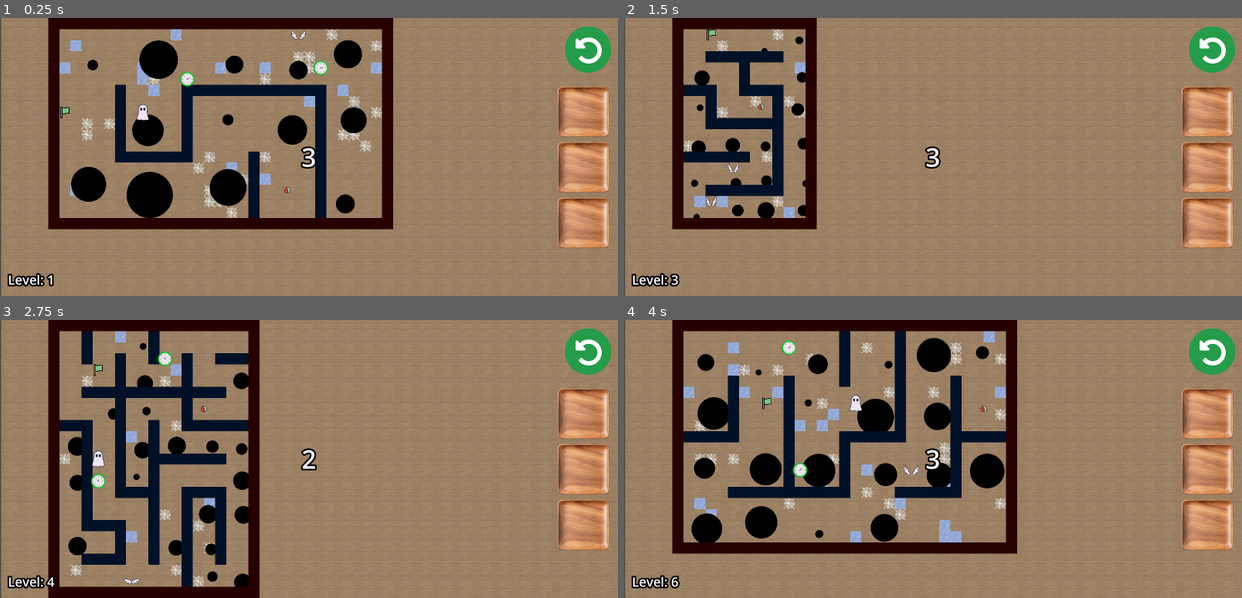
Above: before the commit, frames 1-4 (two rows, left to right).
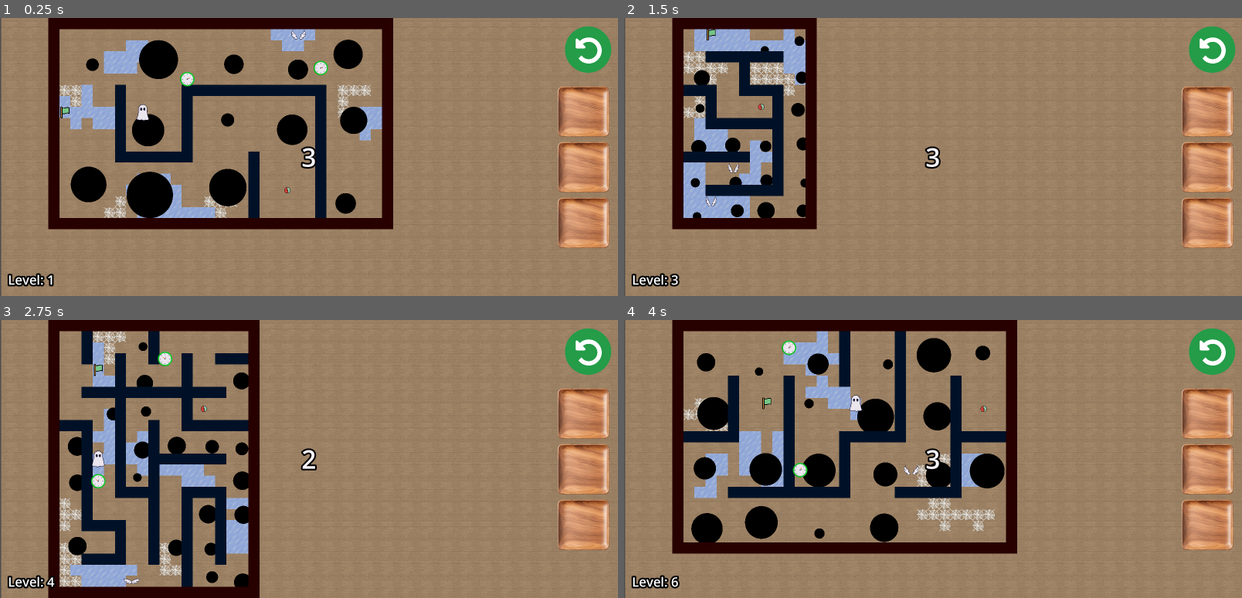
Above: after the commit, the same moments.

Repository: Herovero/GyroMaze
Game: Godot game, scene res://Scenes/main.tscn
Two runs of this game, one before a commit and one after it. Both use one fixed random seed, a clock stepped at 60 frames per second and the inputs below.
Inputs:
- Up to frame 1 (0.25 s): no input
- Up to frame 2 (1.5 s): tap Enter (ui_accept) at 0.5, 0.77 s; hold Right (ui_right) 0.53-1.28 s; hold Down (ui_down) from 1.28 s (still down)
- Up to frame 3 (2.75 s): tap Enter (ui_accept) at 1.52 s; release Down (ui_down) at 2.03 s; hold Right (ui_right) from 2.03 s (still down)
- Up to frame 4 (4 s): release Right (ui_right) at 2.78 s; hold Up (ui_up) 2.78-3.53 s; tap Enter (ui_accept) at 3.02, 3.77 s; hold Left (ui_left) from 3.53 s (still down)

The runs differ from the first frame. In frame 1, 5.4% of the frame differs, in the area x 9-62%, y 3-72%; in frame 2, 4.8%; in frame 3, 4.8%; in frame 4, 6.1%, in the area x 9-62%, y 3-80%.

Commit message:
hazard floor tiles now spawn in groups

Diff:
--- a/Scenes/main.tscn
+++ b/Scenes/main.tscn
@@ -31,7 +31,7 @@
 
 [node name="Node2D" type="Node2D"]
 
-[node name="movement_tiles" type="TileMapLayer" parent="."]
+[node name="hazard_tiles" type="TileMapLayer" parent="."]
 scale = Vector2(9, 9)
 tile_set = SubResource("TileSet_b3802")
 
@@ -47,7 +47,7 @@
 finish_scene = ExtResource("10_hptm8")
 
 [node name="Player" parent="." instance=ExtResource("1_bo1nx")]
-z_index = 1
+z_index = 2
 gravity_scale = 0.0
 
 [node name="Camera2D" type="Camera2D" parent="."]
--- a/Scripts/mazegen3.gd
+++ b/Scripts/mazegen3.gd
@@ -25,7 +25,7 @@
 signal done
 
 @onready var Maze = $"../maze"
-@onready var movement_tiles = $"../movement_tiles"
+@onready var hazard_tiles = $"../hazard_tiles"
 
 var effective_tile_size = 16 * 9.0
 
@@ -98,7 +98,7 @@
 
 	generate_maze()
 	move_player_to_start()
-	spawn_movement_tiles()
+	spawn_hazard_tiles()
 	spawn_finish()
 	spawn_holes()
 	spawn_powerups()
@@ -107,7 +107,7 @@
 func clear_current_level():
 	# 1. Clear the TileMap
 	Maze.clear()
-	movement_tiles.clear()
+	hazard_tiles.clear()
 
 	# 2. Delete all spawned items (Holes, Powerups, Finish)
 	# We use a group name "LevelTrash" to identify them
@@ -216,7 +216,7 @@
 		if player.has_method("set_start_position"):
 			player.set_start_position(start_pixel_pos)
 
-func spawn_movement_tiles() -> void:
+"""func spawn_hazard_tiles() -> void:
 	var rand_x = randi() % map_width
 	var rand_y = randi() % map_height
 	for x in range(map_width):
@@ -224,20 +224,85 @@
 			if Maze.get_cell_atlas_coords(Vector2(x, y)) == tile_path:
 				var chance = randi() % 19
 				if chance < 1:
-					movement_tiles.set_cell(Vector2(x, y), 0, tile_path)
+					hazard_tiles.set_cell(Vector2(x, y), 0, tile_path)
 				elif chance > 17:
-					movement_tiles.set_cell(Vector2(x, y), 0, tile_s)
+					hazard_tiles.set_cell(Vector2(x, y), 0, tile_s)
 				else:
-					movement_tiles.set_cell(Vector2(x, y), 0, tile_wall)
-					#movement_tiles.set_cell(Vector2(x, y), 0, tile_path)
+					hazard_tiles.set_cell(Vector2(x, y), 0, tile_wall)
+					#hazard_tiles.set_cell(Vector2(x, y), 0, tile_path)
 			if Maze.get_cell_atlas_coords(Vector2(x, y)) == tile_path:
 				var chance = randi() % 19
 				if chance < 1:
-					movement_tiles.set_cell(Vector2(x, y), 0, tile_path)
+					hazard_tiles.set_cell(Vector2(x, y), 0, tile_path)
 				elif chance > 17:
-					movement_tiles.set_cell(Vector2(x, y), 0, tile_s)
+					hazard_tiles.set_cell(Vector2(x, y), 0, tile_s)
 				else:
-					movement_tiles.set_cell(Vector2(x, y), 0, tile_wall)
+					hazard_tiles.set_cell(Vector2(x, y), 0, tile_wall)"""
+
+func spawn_hazard_tiles() -> void:
+	hazard_tiles.clear()
+
+	# 1. Spawn ICY Patches (Fast) - tile_path (0,1)
+	# We spawn 6 patches, each between 5 and 12 tiles big
+	spawn_patch(tile_path, 6, 5, 12)
+
+	# 2. Spawn STICKY Patches (Slow) - tile_s (1,1)
+	# We spawn 4 patches, slightly smaller
+	spawn_patch(tile_s, 4, 3, 8)
+
+	# Note: Any tile we don't paint remains "Empty" (-1, -1).
+	# Your player.gd correctly treats "Empty" as Normal Floor (Damp 1.0),
+	# so we don't need to manually paint Normal tiles anymore!
+
+# --- NEW HELPER FUNCTION ---
+func spawn_patch(type: Vector2i, count: int, min_size: int, max_size: int):
+	var spawned = 0
+	var attempts = 0
+
+	while spawned < count and attempts < 2000:
+		attempts += 1
+
+		# 1. Pick a random seed location
+		var rand_x = randi() % map_width
+		var rand_y = randi() % map_height
+		var start_pos = Vector2i(rand_x, rand_y)
+
+		# 2. Validate: Must be a Floor in the MAIN maze
+		if Maze.get_cell_atlas_coords(start_pos) != tile_path:
+			continue
+
+		# 3. Validate: Don't overwrite existing modifiers (avoid stacking Ice on Sticky)
+		if hazard_tiles.get_cell_source_id(start_pos) != -1:
+			continue
+
+		# --- START GROWING THE PATCH ---
+		var patch_size = randi_range(min_size, max_size)
+		var current_patch = [start_pos] # List of tiles in this group
+
+		# Paint the first one
+		hazard_tiles.set_cell(start_pos, 0, type)
+
+		var growth_attempts = 0
+		while current_patch.size() < patch_size and growth_attempts < 50:
+			growth_attempts += 1
+
+			# Pick a random tile from our current patch to grow from
+			# (This creates organic, blob-like shapes)
+			var grow_from = current_patch.pick_random()
+
+			# Try a random direction
+			var neighbors = [Vector2i.UP, Vector2i.DOWN, Vector2i.LEFT, Vector2i.RIGHT]
+			var dir = neighbors.pick_random()
+			var next_pos = grow_from + dir
+
+			# Check if valid floor and not already painted
+			if Maze.get_cell_atlas_coords(next_pos) == tile_path:
+				if hazard_tiles.get_cell_source_id(next_pos) == -1:
+					# Paint it!
+					hazard_tiles.set_cell(next_pos, 0, type)
+					current_patch.append(next_pos)
+
+		spawned += 1
 
 func spawn_finish() -> void:
 	if not finish_scene: return
@@ -359,7 +424,7 @@
 
 		# Randomize size (keep it slightly smaller than path_thickness to avoid clipping)
 		var max_safe_scale = path_thickness * 0.8 # 80% of the path width
-		var random_scale = randf_range(0.5, max_safe_scale)
+		var random_scale = randf_range(0.7, max_safe_scale)
 		new_hole.scale = Vector2(random_scale, random_scale)
 
 		# --- 3. Calculate "Wiggle Room" ---
--- a/Scripts/player.gd
+++ b/Scripts/player.gd
@@ -27,7 +27,7 @@
 					 ]
 
 @onready var maze: TileMapLayer = $"../maze"
-@onready var movement_tiles: TileMapLayer = $"../movement_tiles"
+@onready var hazard_tiles: TileMapLayer = $"../hazard_tiles"
 
 # Power up activations
 var ghost_charges = 0
@@ -64,9 +64,9 @@
 		if input_enabled == true:
 			input_direction = Input.get_vector("ui_left", "ui_right", "ui_up", "ui_down") / 4
 
-	if movement_tiles.get_cell_atlas_coords(movement_tiles.local_to_map(movement_tiles.to_local(global_position))) == Vector2i(0, 1):
+	if hazard_tiles.get_cell_atlas_coords(hazard_tiles.local_to_map(hazard_tiles.to_local(global_position))) == Vector2i(0, 1):
 		linear_damp = -1.0
-	elif movement_tiles.get_cell_atlas_coords(movement_tiles.local_to_map(movement_tiles.to_local(global_position))) == Vector2i(1, 1):
+	elif hazard_tiles.get_cell_atlas_coords(hazard_tiles.local_to_map(hazard_tiles.to_local(global_position))) == Vector2i(1, 1):
 		linear_damp = 4.0
 	else:
 		linear_damp = 1.0
Not shown: 1 places in Scenes/main.tscn that only renumber resources
